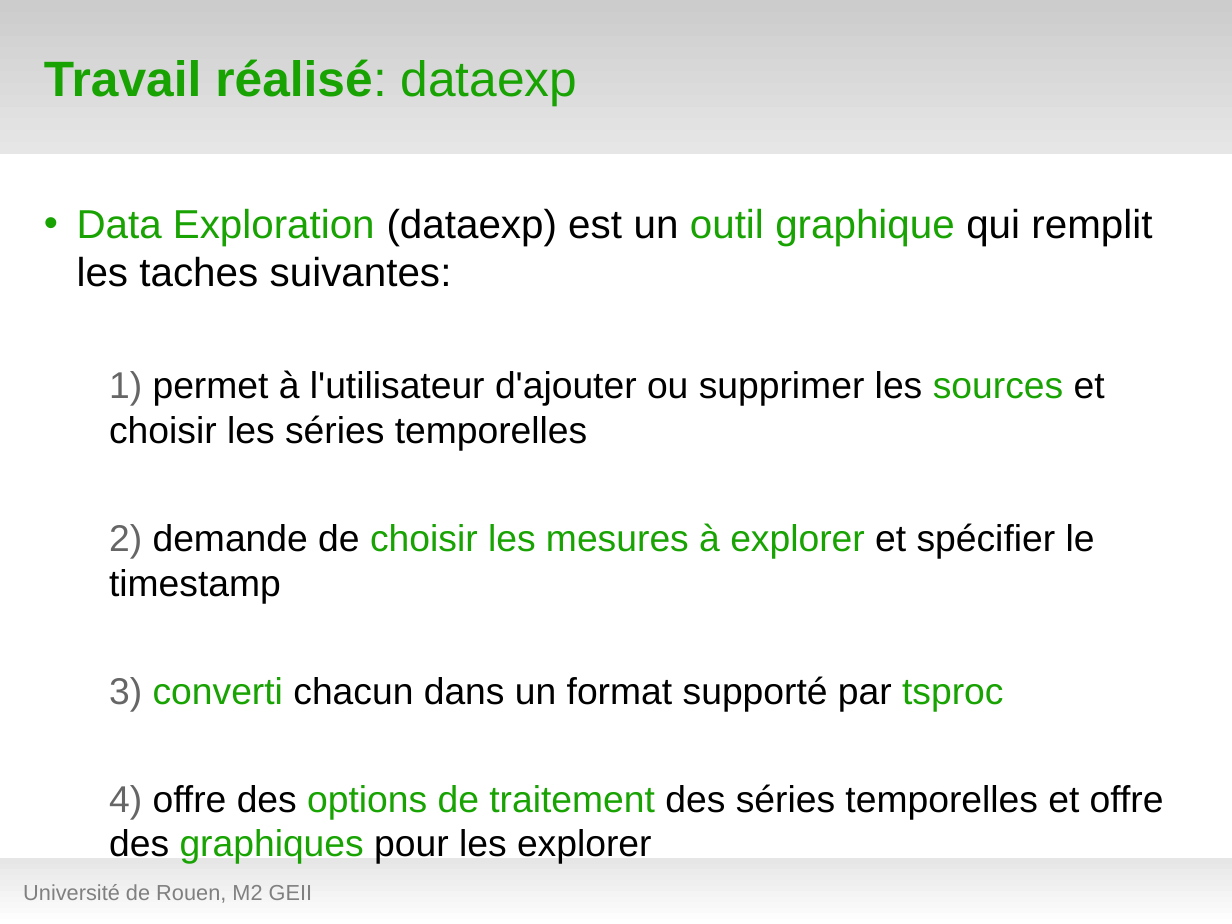
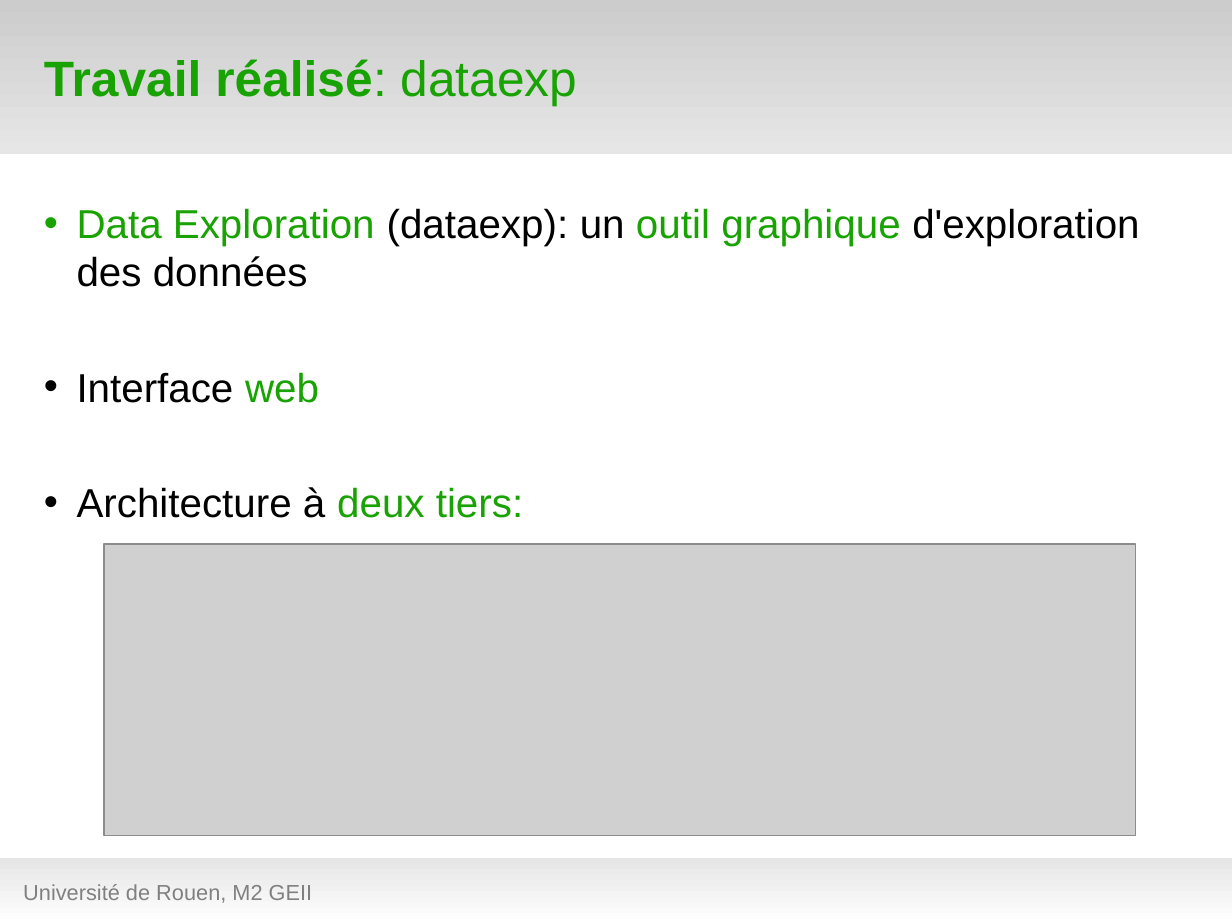
Before and after one commit to hanzenok/dataexp, a slide deck: slide 18 of presentation/test_green9.odp. Drawn at 1232x924 pixels with LibreOffice and Linux fonts; fonts in the diff are those of the drawing; grey boxes stand for pictures; background and template pictures are left out. Boxes give left, top, right and bottom in pixels: in the first picture for what was removed or moved away, otherwise in the second. Text is boxed around its words. In the diff, an @@ line names an element or a change of style, - is before the commit and + after.

```diff
--- a/presentation/test_green9.odp
+++ b/presentation/test_green9.odp
@@ text removed at bbox=[77, 208, 1164, 864] @@
-• Data Exploration (dataexp) est un outil graphique qui remplit les taches suivantes:
-  1) permet à l'utilisateur d'ajouter ou supprimer les sources et choisir les séries temporelles
-  2) demande de choisir les mesures à explorer et spécifier le timestamp
-  3) converti chacun dans un format supporté par tsproc
-  4) offre des options de traitement des séries temporelles et offre des graphiques pour les explorer
@@ text added at bbox=[77, 208, 1139, 518], 26 pt, text #000000 @@
+• Data Exploration (dataexp): un outil graphique d'exploration des données
+• Interface web
+• Architecture à deux tiers:
@@ picture added at bbox=[104, 544, 1136, 836] @@
```
Also in this commit, not shown: 7 other slides changed, 1 slide added, 1 slide removed, 6 other files.
